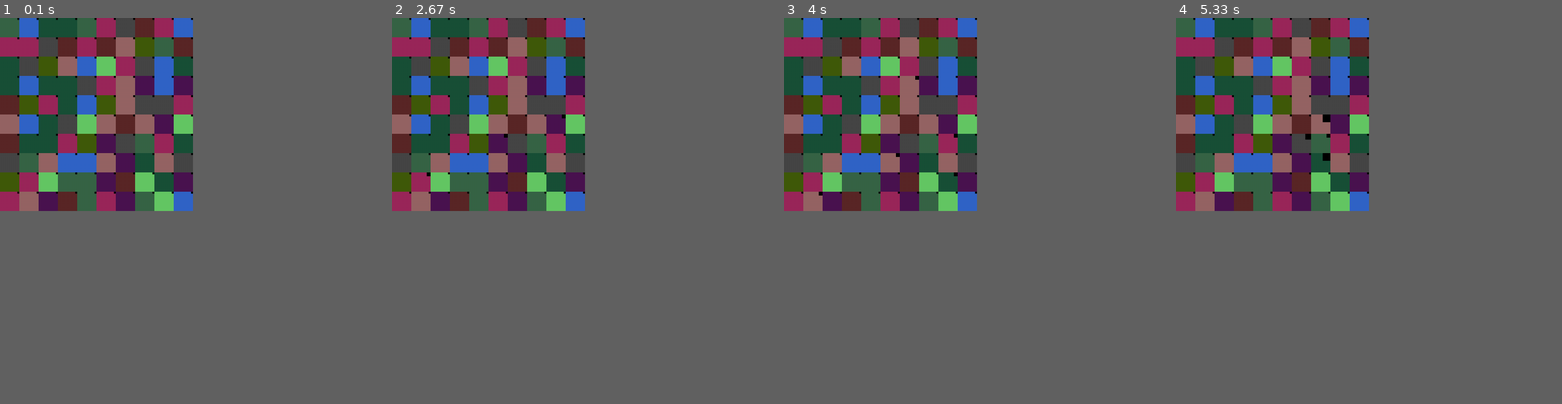
Above: before the commit, frames 1-4 (left to right).
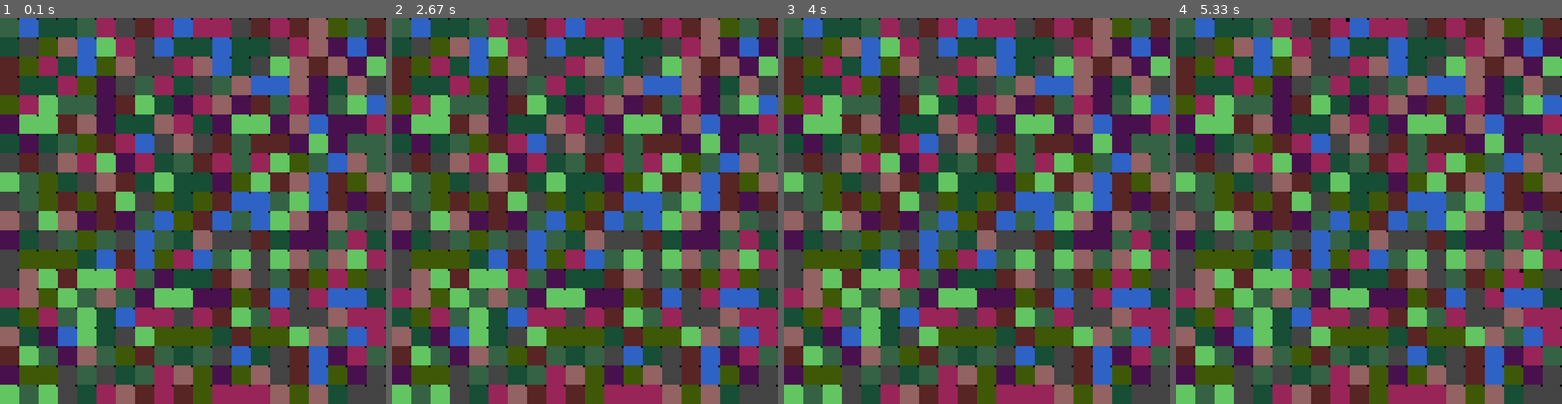
Above: after the commit, the same moments.

Repository: oferby/playground
Game: pygame game, started from RKHS/maze/simple/app.py
Same seed, same stepped clock (60 frames per second), same inputs: the game is played once before the commit and once after it.
Inputs:
- Up to frame 1 (0.1 s): no input
- Up to frame 2 (2.67 s): hold Right 0.33-0.8 s; hold Up 0.83-1.3 s; hold Left 1.97-2.57 s; hold Down from 2.6 s (still down)
- Up to frame 3 (4 s): release Down at 3.37 s; hold Left from 3.4 s (still down)
- Up to frame 4 (5.33 s): release Left at 4.28 s; hold Up 4.32-5.28 s; hold Right from 5.32 s (still down)
The window is 450x450 before the commit and 900x900 after it. Grey fills any space a smaller window leaves; there, only what the larger window draws over its background counts as a difference.

The runs differ from the first frame. In frame 1, 88% of the frame differs, in the area x 0-100%, y 0-100%; in frame 2, 88%; in frame 3, 88%; in frame 4, 88%.

Commit message:
change observation to be distribution add noise

Diff:
--- a/RKHS/maze/simple/app.py
+++ b/RKHS/maze/simple/app.py
@@ -13,6 +13,7 @@
 while 1:
 
     world = W.World()
+    world.add_noise = True
     done = False
     reward = 0
     # agent = A.SimpleAgent()
--- a/RKHS/maze/simple/world.py
+++ b/RKHS/maze/simple/world.py
@@ -27,10 +27,10 @@
 WHITE_INT = 16777215
 BLACK_INT = 0
 
-WORLD_SIZE = (500, 500)
+WORLD_SIZE = (1000, 1000)
 ROBOT_SIZE = 50
 
-DIM = int(500 / 50)
+DIM = int(1000 / 50)
 OPERATIONS = 4  # left, up, right, down
 OBSERVATIONS = 10  # 0-9
 
@@ -60,6 +60,7 @@
         self.background = np.copy(self.get_surface())
         self.agent_location = self.init_agent_location()
         self.show_agent = False
+        self.add_noise = False
 
         pygame.font.init()
         self.font = pygame.font.SysFont('David', 20)
@@ -82,7 +83,7 @@
         else:
             for i in range(DIM):
                 for j in range(DIM):
-                    self.obstacles[i][j] = random.randint(0, DIM - 1)
+                    self.obstacles[i][j] = random.randint(0, OBSERVATIONS - 1)
             np.save(MAP_FILE, self.obstacles)
 
         if os.path.exists(STATES_FILE):
@@ -219,19 +220,31 @@
         obs = np.zeros(OBSERVATIONS)
         obs[int(self.obstacles[self.agent_location[0], self.agent_location[1]])] = 1
 
-        if self.agent_location[0] > 0:
-            obs[int(self.obstacles[self.agent_location[0] - 1, self.agent_location[1]])] = 1
-        if self.agent_location[0] < DIM - 1:
-            obs[int(self.obstacles[self.agent_location[0] + 1, self.agent_location[1]])] = 1
-        if self.agent_location[1] > 0:
-            obs[int(self.obstacles[self.agent_location[0], self.agent_location[1] - 1])] = 1
-        if self.agent_location[1] < DIM - 1:
-            obs[int(self.obstacles[self.agent_location[0], self.agent_location[1] + 1])] = 1
-
-        # normalize
-        s = sum(obs)
-        for i in range(DIM):
-            obs[i] /= s
+        if self.add_noise:
+            if self.agent_location[0] > 0:
+                obs[int(self.obstacles[self.agent_location[0] - 1, self.agent_location[1]])] = .9
+                if self.agent_location[1] > 0:
+                    obs[int(self.obstacles[self.agent_location[0] - 1, self.agent_location[1] - 1])] = .8
+                if self.agent_location[1] < DIM - 1:
+                    obs[int(self.obstacles[self.agent_location[0] - 1, self.agent_location[1] + 1])] = .8
+
+            if self.agent_location[0] < DIM - 1:
+                obs[int(self.obstacles[self.agent_location[0] + 1, self.agent_location[1]])] = .7
+                if self.agent_location[1] > 0:
+                    obs[int(self.obstacles[self.agent_location[0] + 1, self.agent_location[1] - 1])] = .8
+                if self.agent_location[1] < DIM - 1:
+                    obs[int(self.obstacles[self.agent_location[0] + 1, self.agent_location[1] + 1])] = .8
+
+            if self.agent_location[1] > 0:
+                obs[int(self.obstacles[self.agent_location[0], self.agent_location[1] - 1])] = .9
+
+            if self.agent_location[1] < DIM - 1:
+                obs[int(self.obstacles[self.agent_location[0], self.agent_location[1] + 1])] = .6
+
+            # normalize
+            s = sum(obs)
+            for i in range(OBSERVATIONS):
+                obs[i] /= s
 
         return obs
 
